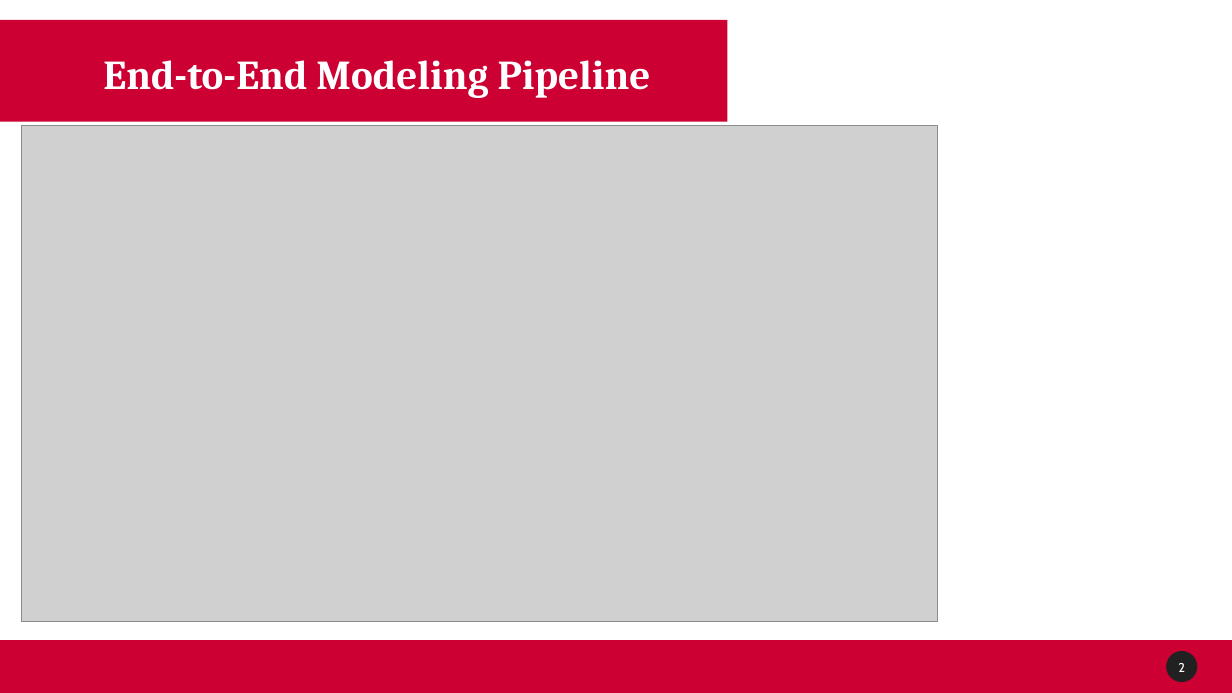
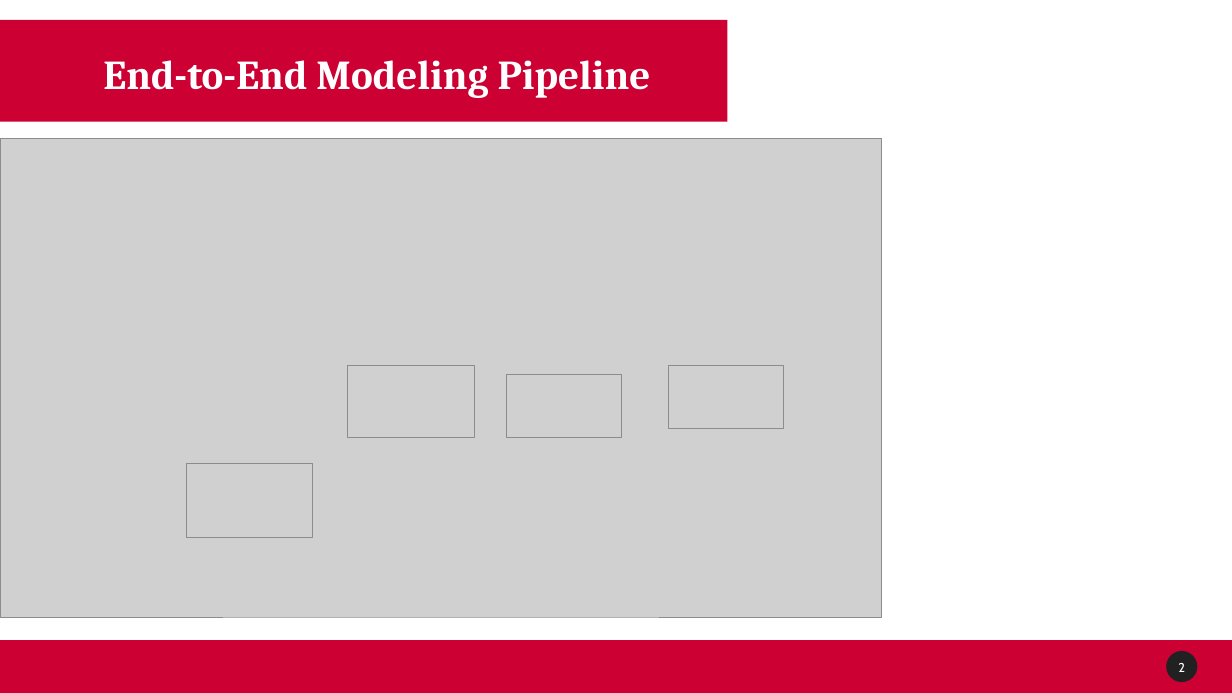
Before and after one commit to Venettov/CAPSTONE_DATA_SCIENCE_RIVERARUIZ, a slide deck: slide 3 of project_reports/Week11_Progress.pptx. Drawn at 1232x693 pixels with LibreOffice and Linux fonts; fonts in the diff are those of the drawing; grey boxes stand for pictures; background and template pictures are left out. Boxes give left, top, right and bottom in pixels: in the first picture for what was removed or moved away, otherwise in the second. Text is boxed around its words. In the diff, an @@ line names an element or a change of style, - is before the commit and + after.

```diff
--- a/project_reports/Week11_Progress.pptx
+++ b/project_reports/Week11_Progress.pptx
@@ picture: place and size @@
-picture at [21, 126, 937, 622]
+picture at [0, 139, 883, 617]
@@ picture added at [348, 365, 475, 437] @@
@@ picture added at [506, 375, 622, 438] @@
@@ picture added at [668, 365, 784, 429] @@
@@ picture added at [186, 463, 312, 537] @@
```
Also in this commit, not shown: 1 other slide changed, 28 other files.
